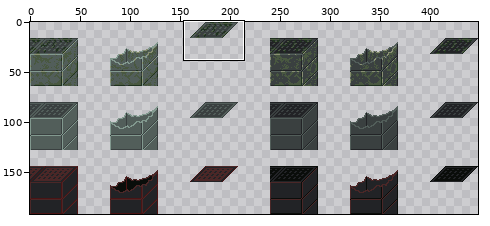
Sprite sheet: Assets/SpriteEXTowerFlip.png. The picture above shows the old version from afar; the outline marks the close-up.
Close-up. Earlier state:
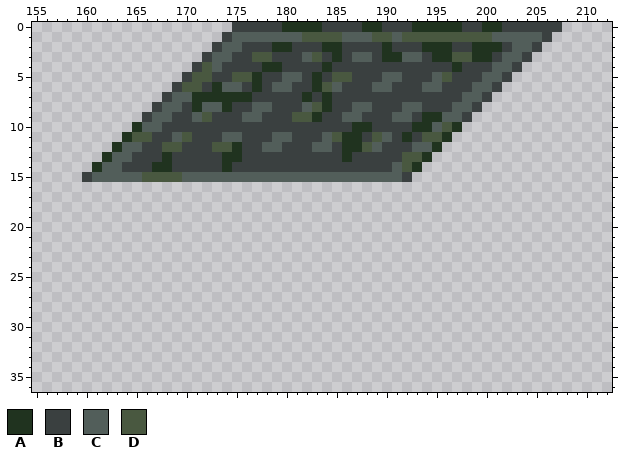
The file is 448x192 pixels. Colours within 5 levels of each other are drawn and written as one. Shown: x 155..212, y 0..36.
Palette (. is transparent): A #20331f  B #3a4040  C #525e5a  D #495840
Pixels before, first column x 160:
 0 ...............BBBBBAAAABBBBAABBBAAAAABBAABBBBBB
 1 ..............BCCCCCCCDDDDCCCDDCDDDDDDDDDCCCCCB.
 2 .............BCCBBBAABBBAABBBBABBBAAABBAAABCCB..
 3 ............BCCBBDDBBBCDBABCCBAACCBAADDAABCCB...
 4 ...........BDCBBBBAABBBBABBBBBBBBBBBBABBBCCB....
 5 ..........BDDBBDDABBCCBABDDBBBCCBBBCDBBBCCB.....
 6 .........BDDBACCBABCCBBADCBBBCCBBBCCBBBCCB......
 7 ........BCCAAAAAABBBBBABABBBBBBBBBBBBBCCB.......
 8 .......BCCBACCABBCCBBBCDABBCCBBBCCBBBCCB........
 9 ......BCCBBCDBBBCCBBBDDABBCCBBBCCBAACCB.........
10 .....ACCBBBBBBBBBBBBBBBBBBBAABBBBAACDA..........
11 ....ADDBBCDBBBCCBBBCCBBBCDAABDCBABDDA...........
12 ...ACCBBDDBBBDDABBCCBBBCCBAADCBBBCCA............
13 ..ACCBBBABBBBBAABBBBBBBBBBABBBBBDDA.............
14 .ACCBBBAABBBBBABBBBBBBBBBBBBBBBCDA..............
15 BCCCCCDDDDCCCCCCCCCCCCCCCCCCCCCCB...............
Now the later version:
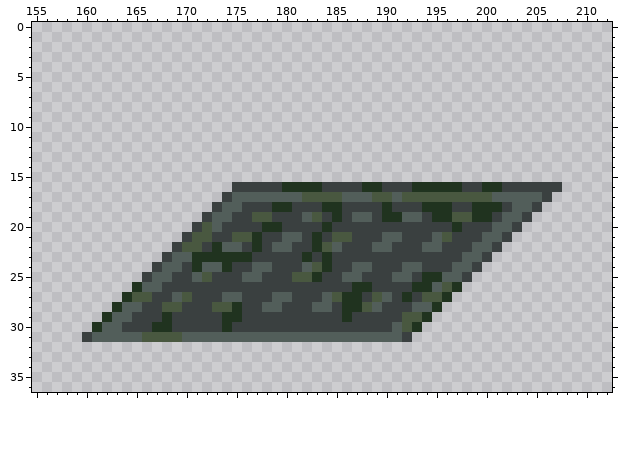
Change:
Changed rows in their new state; - is an unchanged pixel.
first column x 160:
 0 ---------------.................................
 1 --------------.................................-
 2 -------------.................................--
 3 ------------.................................---
 4 -----------.................................----
 5 ----------.................................-----
 6 ---------.................................------
 7 --------.................................-------
 8 -------.................................--------
 9 ------.................................---------
10 -----.................................----------
11 ----.................................-----------
12 ---.................................------------
13 --.................................-------------
14 -.................................--------------
15 .................................---------------
16 ---------------BBBBBAAAABBBBAABBBAAAAABBAABBBBBB
17 --------------BCCCCCCCDDDDCCCDDCDDDDDDDDDCCCCCB-
18 -------------BCCBBBAABBBAABBBBABBBAAABBAAABCCB--
19 ------------BCCBBDDBBBCDBABCCBAACCBAADDAABCCB---
20 -----------BDCBBBBAABBBBABBBBBBBBBBBBABBBCCB----
21 ----------BDDBBDDABBCCBABDDBBBCCBBBCDBBBCCB-----
22 ---------BDDBACCBABCCBBADCBBBCCBBBCCBBBCCB------
23 --------BCCAAAAAABBBBBABABBBBBBBBBBBBBCCB-------
24 -------BCCBACCABBCCBBBCDABBCCBBBCCBBBCCB--------
25 ------BCCBBCDBBBCCBBBDDABBCCBBBCCBAACCB---------
26 -----ACCBBBBBBBBBBBBBBBBBBBAABBBBAACDA----------
27 ----ADDBBCDBBBCCBBBCCBBBCDAABDCBABDDA-----------
28 ---ACCBBDDBBBDDABBCCBBBCCBAADCBBBCCA------------
29 --ACCBBBABBBBBAABBBBBBBBBBABBBBBDDA-------------
30 -ACCBBBAABBBBBABBBBBBBBBBBBBBBBCDA--------------
31 BCCCCCDDDDCCCCCCCCCCCCCCCCCCCCCCB---------------
Pixel boxes of the changes (left, top, right, bottom) in both close-ups:
changed: (82, 22, 562, 342)
